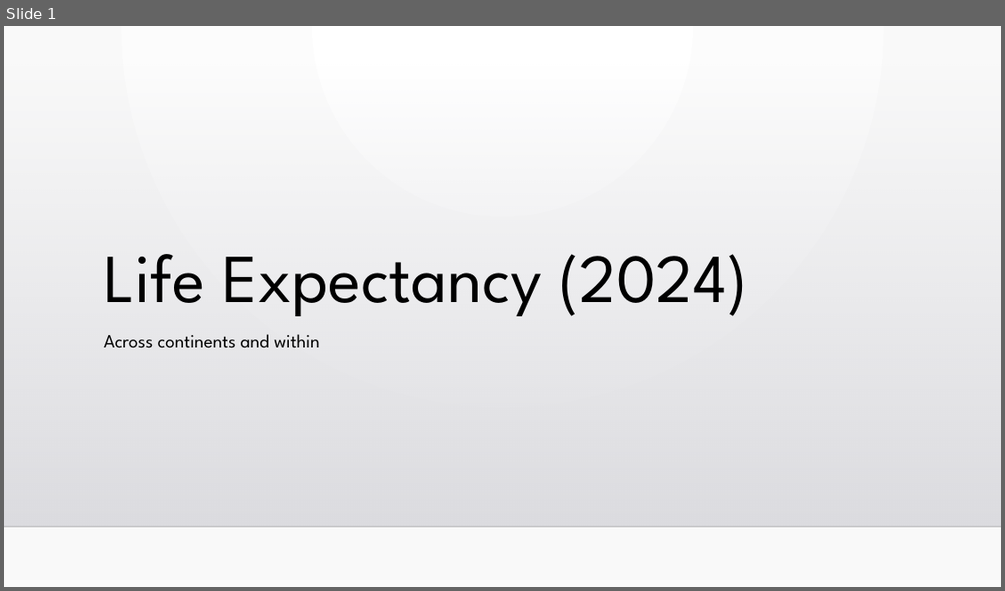
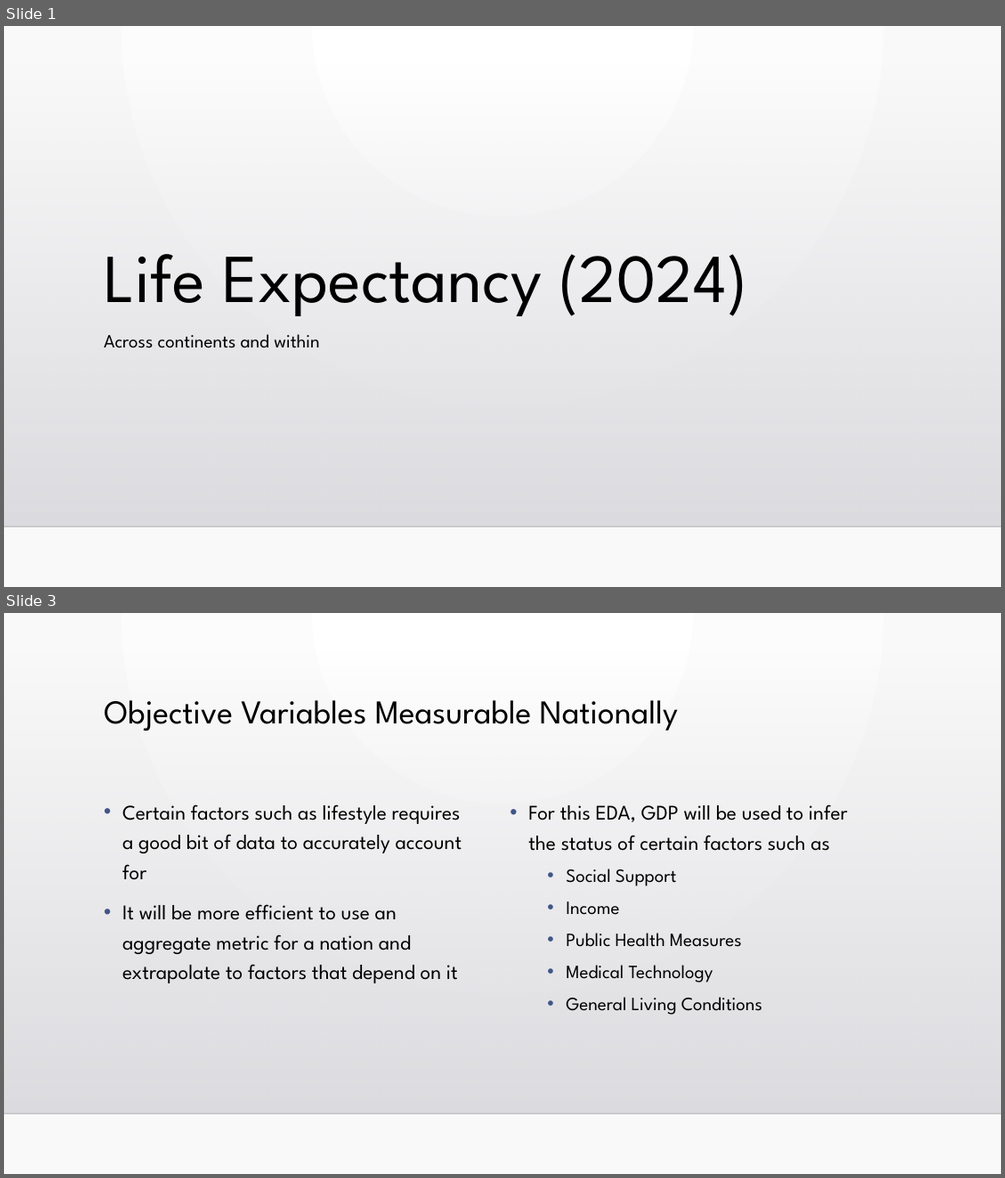
Before and after one commit to davidag2696/life_expectancy, a slide deck: Life Expectancy (2024).pptx. Shown one above the other, each under a label of ours: slide 1 before the commit, slides 1 and 3 after it; the slides between them are not shown. The pictures are 1005x591 and 1005x1178 pixels, drawn with LibreOffice and Linux fonts; fonts in the diff are those of the drawing; background and template pictures are left out. Boxes give left, top, right and bottom in pixels: in the first picture for what was removed or moved away, otherwise in the second. Text is boxed around its words. In the diff, an @@ line names an element or a change of style, - is before the commit and + after.

Commit message:
incorporates GDP data

```diff
--- a/Life Expectancy (2024).pptx
+++ b/Life Expectancy (2024).pptx
@@ slide 3 added at [4,613,1001,1174], background gradient #FFFFFF to #FAFAFA; not listed: 2 template elements that a slide beside it also shows @@
@@ title added at [104,700,678,731], 32 pt, text #000000 @@
+Objective Variables Measurable Nationally
@@ text added at [122,804,462,983], 20 pt, text #000000 @@
+• Certain factors such as lifestyle requires a good bit of data to accurately account for
+• It will be more efficient to use an aggregate metric for a nation and extrapolate to factors that depend on it
@@ text added at [528,804,848,1014], 18 pt, text #000000 @@
+• For this EDA, GDP will be used to infer the status of certain factors such as
+  • Social Support
+  • Income
+  • Public Health Measures
+  • Medical Technology
+  • General Living Conditions
```
Also in this commit, not shown: 2 other slides added, 1 slide removed, 1 other file.
